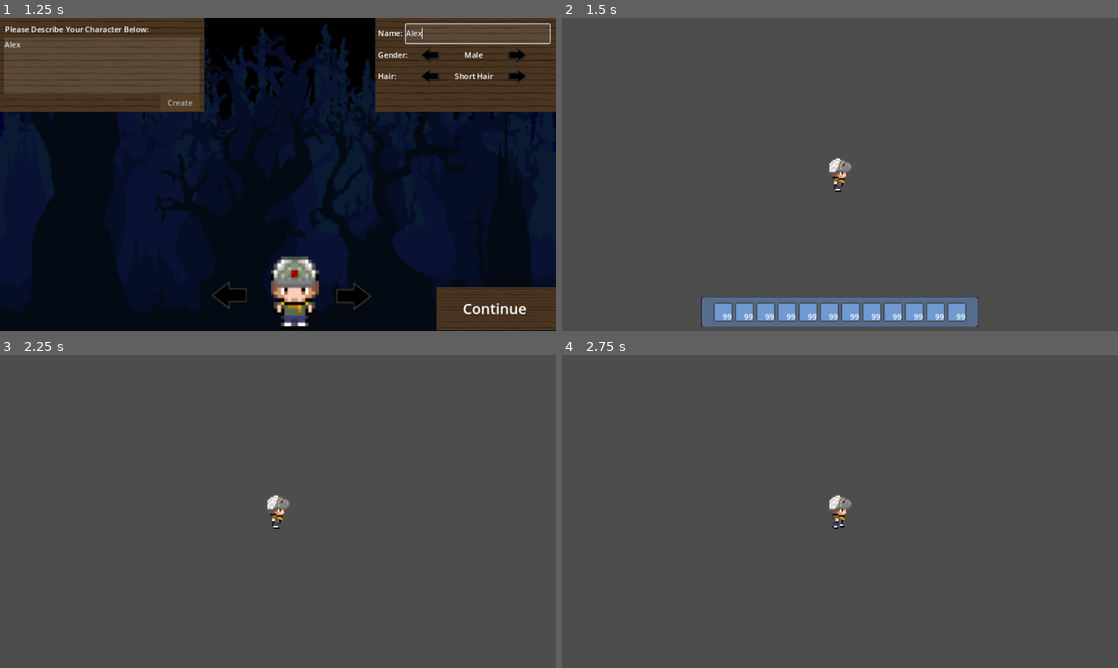
Above: before the commit, frames 1-4 (two rows, left to right).
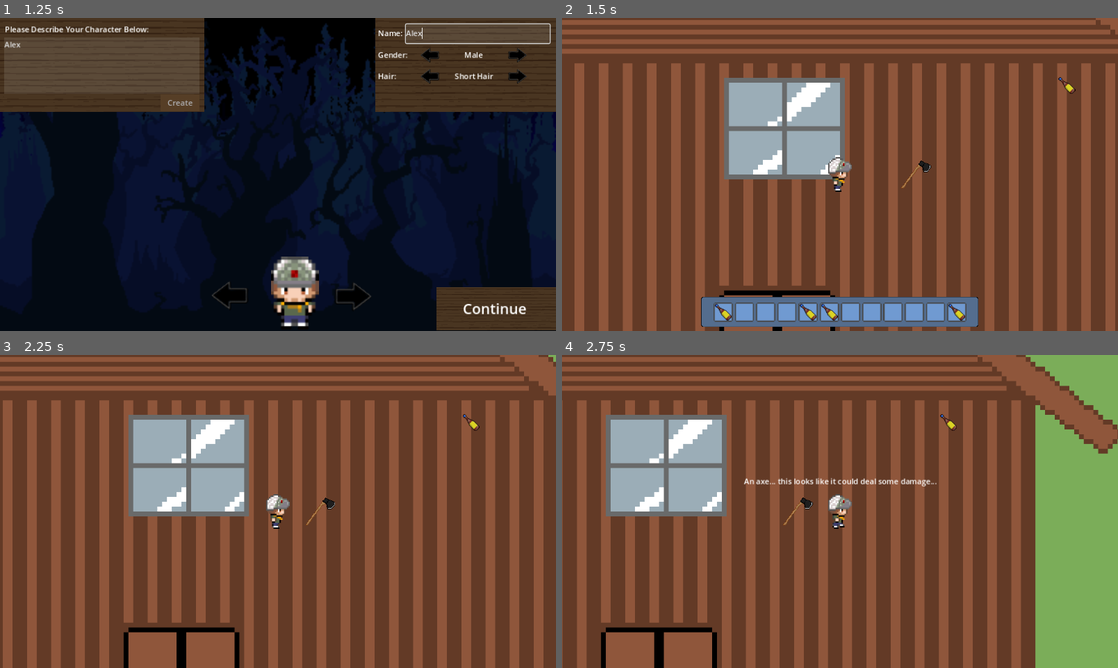
Above: after the commit, the same moments.

Repository: josecjorda/Camp-NightFall
Game: Godot game, scene res://scenes/menus/character_creation_menu.tscn
Two runs of this game, one before a commit and one after it. Both use one fixed random seed, a clock stepped at 60 frames per second and the inputs below. The project has no main scene, so this scene is started directly.
Inputs (mouse positions are in pixels of both pictures, inside the frame that each line leads up to):
- Up to frame 1 (1.25 s): click (100, 64) at 0.52 s; type "Alex" at 0.6 s; click (478, 33) at 0.75 s; type "Alex" at 0.83 s
- Up to frame 2 (1.5 s): click "Continue" at 1.25 s
- Up to frame 3 (2.25 s): tap Enter at 2 s; hold Right (ui_right) from 2.03 s (still down); tap I (i) at 2.1 s
- Up to frame 4 (2.75 s): keep holding Right (ui_right); tap F (interact, bound only after the commit) at 2.3 s

Frame 1 is identical in both runs. In frame 2, 95% of the frame differs, in the area x 0-100%, y 0-100%; in frame 3, 100%; in frame 4, 100%.
Error before the commit: Invalid access to property or key 'items' on a base object of type 'Resource (Inv)'. (res://scripts/inventory/Inv_UI.gd:13)

Commit message:
Modified scene transition and added item dialogues

Diff:
--- a/project.godot
+++ b/project.godot
@@ -60,3 +60,12 @@
 "events": [Object(InputEventKey,"resource_local_to_scene":false,"resource_name":"","device":-1,"window_id":0,"alt_pressed":false,"shift_pressed":false,"ctrl_pressed":false,"meta_pressed":false,"pressed":false,"keycode":0,"physical_keycode":73,"key_label":0,"unicode":105,"echo":false,"script":null)
 ]
 }
+interact={
+"deadzone": 0.5,
+"events": [Object(InputEventKey,"resource_local_to_scene":false,"resource_name":"","device":0,"window_id":0,"alt_pressed":false,"shift_pressed":false,"ctrl_pressed":false,"meta_pressed":false,"pressed":false,"keycode":0,"physical_keycode":70,"key_label":0,"unicode":0,"echo":false,"script":null)
+]
+}
+
+[layer_names]
+
+2d_physics/layer_2="interactions"
--- /dev/null
+++ b/scenes/interact_area.tscn
@@ -0,0 +1,18 @@
+[gd_scene load_steps=3 format=3 uid="uid://dx58jebp081r5"]
+
+[ext_resource type="Script" path="res://scripts/interactions/interact_area.gd" id="1_q1nl7"]
+
+[sub_resource type="CircleShape2D" id="CircleShape2D_0th4y"]
+radius = 26.0
+
+[node name="interactArea" type="Area2D"]
+collision_layer = 2
+collision_mask = 0
+monitoring = false
+script = ExtResource("1_q1nl7")
+
+[node name="CollisionShape2D" type="CollisionShape2D" parent="."]
+shape = SubResource("CircleShape2D_0th4y")
+
+[node name="Sprite2D" type="Sprite2D" parent="."]
+scale = Vector2(0.125, 0.125)
--- a/scenes/inventory/inv_ui_slot.tscn
+++ b/scenes/inventory/inv_ui_slot.tscn
@@ -25,13 +25,3 @@
 layout_mode = 2
 
 [node name="item_display" type="Sprite2D" parent="CenterContainer/Panel"]
-
-[node name="Label" type="Label" parent="CenterContainer/Panel"]
-custom_minimum_size = Vector2(20, 23)
-layout_mode = 0
-offset_left = -2.0
-offset_top = -2.0
-offset_right = 18.0
-offset_bottom = 21.0
-text = "99"
-horizontal_alignment = 2
--- a/scenes/player/player.tscn
+++ b/scenes/player/player.tscn
@@ -1,12 +1,15 @@
-[gd_scene load_steps=6 format=3 uid="uid://ciup8qftrwho6"]
+[gd_scene load_steps=7 format=3 uid="uid://ciup8qftrwho6"]
 
 [ext_resource type="Script" path="res://scripts/player/player.gd" id="1_khy8f"]
 [ext_resource type="PackedScene" uid="uid://bbrlj75jmuo1e" path="res://scenes/player/animated_sprite_2d.tscn" id="2_dgolf"]
 [ext_resource type="Resource" uid="uid://yppossesyuyq" path="res://scripts/inventory/playerinv_res/playerinv.tres" id="2_ybtgj"]
 [ext_resource type="PackedScene" uid="uid://w2tf0qcqr5fb" path="res://scenes/inventory/inv_ui.tscn" id="4_s83e3"]
 
-[sub_resource type="RectangleShape2D" id="RectangleShape2D_y2t2d"]
-size = Vector2(50, 78)
+[sub_resource type="CircleShape2D" id="CircleShape2D_qmcgy"]
+radius = 24.0208
+
+[sub_resource type="CircleShape2D" id="CircleShape2D_vcxlc"]
+radius = 67.0075
 
 [node name="player" type="CharacterBody2D"]
 script = ExtResource("1_khy8f")
@@ -16,8 +19,8 @@
 animation = &"M-SH-Run-Forward-Animation"
 
 [node name="player_hitbox" type="CollisionShape2D" parent="."]
-position = Vector2(0, -3)
-shape = SubResource("RectangleShape2D_y2t2d")
+position = Vector2(0, 30)
+shape = SubResource("CircleShape2D_qmcgy")
 
 [node name="Camera2D" type="Camera2D" parent="."]
 
@@ -26,3 +29,33 @@
 offset_top = 253.0
 offset_right = 287.0
 offset_bottom = 316.0
+
+[node name="interaction_components" type="Node2D" parent="."]
+z_index = 1
+
+[node name="interaction_area" type="Area2D" parent="interaction_components"]
+collision_layer = 0
+collision_mask = 2
+monitorable = false
+
+[node name="CollisionShape2D" type="CollisionShape2D" parent="interaction_components/interaction_area"]
+shape = SubResource("CircleShape2D_vcxlc")
+
+[node name="interact_label" type="Label" parent="interaction_components"]
+anchors_preset = 8
+anchor_left = 0.5
+anchor_top = 0.5
+anchor_right = 0.5
+anchor_bottom = 0.5
+offset_left = -147.0
+offset_top = -74.0
+offset_right = 147.0
+offset_bottom = -51.0
+grow_horizontal = 2
+grow_vertical = 2
+text = "test"
+horizontal_alignment = 1
+vertical_alignment = 1
+
+[connection signal="area_entered" from="interaction_components/interaction_area" to="." method="_on_interaction_area_area_entered"]
+[connection signal="area_exited" from="interaction_components/interaction_area" to="." method="_on_interaction_area_area_exited"]
--- /dev/null
+++ b/scenes/world/overworld.tscn
@@ -0,0 +1,35 @@
+[gd_scene load_steps=6 format=3 uid="uid://cvb5qbjy87lv0"]
+
+[ext_resource type="Texture2D" uid="uid://c2s4pgnhup732" path="res://graphics/map/placeholder.png" id="1_e0aux"]
+[ext_resource type="PackedScene" uid="uid://ciup8qftrwho6" path="res://scenes/player/player.tscn" id="2_kxnnq"]
+[ext_resource type="PackedScene" uid="uid://dx58jebp081r5" path="res://scenes/interact_area.tscn" id="3_qw3sc"]
+[ext_resource type="Texture2D" uid="uid://ccsacnil65soy" path="res://graphics/items/Alcohol.png" id="4_b8547"]
+[ext_resource type="Texture2D" uid="uid://di2ededw002if" path="res://graphics/items/Axe.png" id="5_i367b"]
+
+[node name="overworld" type="Node2D"]
+
+[node name="map" type="Sprite2D" parent="."]
+texture = ExtResource("1_e0aux")
+
+[node name="player" parent="." instance=ExtResource("2_kxnnq")]
+
+[node name="item_components" type="Node2D" parent="."]
+
+[node name="alcohol_interact" parent="item_components" instance=ExtResource("3_qw3sc")]
+position = Vector2(470, -184)
+interact_label = "Alcohol? How did this get in here?"
+interact_type = "print_text"
+interact_value = "Yay! It worked"
+
+[node name="Sprite2D2" type="Sprite2D" parent="item_components/alcohol_interact"]
+texture = ExtResource("4_b8547")
+
+[node name="axe_interact" parent="item_components" instance=ExtResource("3_qw3sc")]
+position = Vector2(158, 0)
+interact_label = "An axe... this looks like it could deal some damage..."
+interact_type = "print_text"
+interact_value = "Yay! It worked"
+
+[node name="Sprite2D2" type="Sprite2D" parent="item_components/axe_interact"]
+scale = Vector2(0.125, 0.125)
+texture = ExtResource("5_i367b")
--- a/scenes/world/world.tscn
+++ /dev/null
@@ -1,7 +0,0 @@
-[gd_scene load_steps=2 format=3 uid="uid://cvb5qbjy87lv0"]
-
-[ext_resource type="PackedScene" uid="uid://ciup8qftrwho6" path="res://scenes/player/player.tscn" id="1_2wldx"]
-
-[node name="World" type="Node2D"]
-
-[node name="player" parent="." instance=ExtResource("1_2wldx")]
--- /dev/null
+++ b/scripts/interactions/interact_area.gd
@@ -0,0 +1,13 @@
+extends Area2D
+
+class_name Interactable
+
+@export var interact_label = "none"
+@export var interact_type = "none"
+@export var interact_value = "none"
+
+var player_in_area = false
+
+#func _process(delta):
+	#if player_in_area:
+		#if Input.is_action_just_pressed("f"):
--- a/scripts/inventory/inv_ui_slot.gd
+++ b/scripts/inventory/inv_ui_slot.gd
@@ -2,9 +2,9 @@
 
 @onready var item_visual: Sprite2D = $CenterContainer/Panel/item_display
 
-func update(slot: InvSlot):
-	if !slot.item:
+func update(item: InvItem):
+	if !item:
 		item_visual.visible = false
 	else:
 		item_visual.visible = true
-		item_visual.texture = slot.item.texture
+		item_visual.texture = item.texture
--- a/scripts/inventory/inventory.gd
+++ b/scripts/inventory/inventory.gd
@@ -2,7 +2,7 @@
 
 class_name Inv
 
-@export var slots: Array[InvSlot]
+@export var items: Array[InvItem]
 
 func insert(item: InvItem):
 	pass
--- a/scripts/inventory/playerinv_res/playerinv.tres
+++ b/scripts/inventory/playerinv_res/playerinv.tres
@@ -1,7 +1,8 @@
-[gd_resource type="Resource" script_class="Inv" load_steps=2 format=3 uid="uid://yppossesyuyq"]
+[gd_resource type="Resource" script_class="Inv" load_steps=3 format=3 uid="uid://yppossesyuyq"]
 
+[ext_resource type="Resource" uid="uid://dkwort1rhl346" path="res://scripts/inventory/items_res/alcohol.tres" id="1_qb73f"]
 [ext_resource type="Script" path="res://scripts/inventory/inventory.gd" id="2_qbbkk"]
 
 [resource]
 script = ExtResource("2_qbbkk")
-slots = Array[Resource("res://scripts/inventory/inv_slot.gd")]([])
+items = Array[Resource("res://scripts/inventory/inventory_item.gd")]([ExtResource("1_qb73f"), null, null, null, ExtResource("1_qb73f"), ExtResource("1_qb73f"), null, null, null, null, null, ExtResource("1_qb73f")])
--- a/scripts/menus/character_creation_menu.gd
+++ b/scripts/menus/character_creation_menu.gd
@@ -154,5 +154,5 @@
 	Global.gender = currGender
 	Global.hair = currHair
 
-	var next_scene = "res://scenes/player/player.tscn"
+	var next_scene = "res://scenes/world/overworld.tscn"
 	get_tree().change_scene_to_file(next_scene)
--- a/scripts/player/player.gd
+++ b/scripts/player/player.gd
@@ -3,8 +3,12 @@
 
 # speed in pixels/sec
 @export var speed = 350
+
 @onready var _animated_sprite = $AnimatedSprite2D
 @export var inv: Inv
+
+@onready var all_interactions = []
+@onready var interactLabel = $interaction_components/interact_label
 
 # characteristics
 var playerName = Global.playerName
@@ -13,6 +17,7 @@
 var prefix = gender + "-" + hair + "-"
 func _ready():
 	$AnimatedSprite2D.animation = prefix + "Run-Right-Animation"
+	update_interactions()
 
 func get_input():
 # setup direction of movement
@@ -43,5 +48,32 @@
 	get_input()
 	move_and_slide()
 
-func collect(item):
-	inv.insert(item)
+	if Input.is_action_just_pressed("interact"):
+		execute_interaction()
+
+
+
+
+
+# Interaction methods
+########################################################################
+
+func _on_interaction_area_area_entered(area):
+	all_interactions.insert(0, area)
+	update_interactions()
+
+func _on_interaction_area_area_exited(area):
+	all_interactions.erase(area)
+	update_interactions()
+
+func update_interactions():
+	if all_interactions:
+		interactLabel.text = all_interactions[0].interact_label
+	else:
+		interactLabel.text = ""
+
+func execute_interaction():
+	if all_interactions:
+		var curr_interaction = all_interactions[0]
+		match curr_interaction.interact_type:
+			"print_text" : print(curr_interaction.interact_value)
Binary file changed: graphics/items/Alcohol.png
